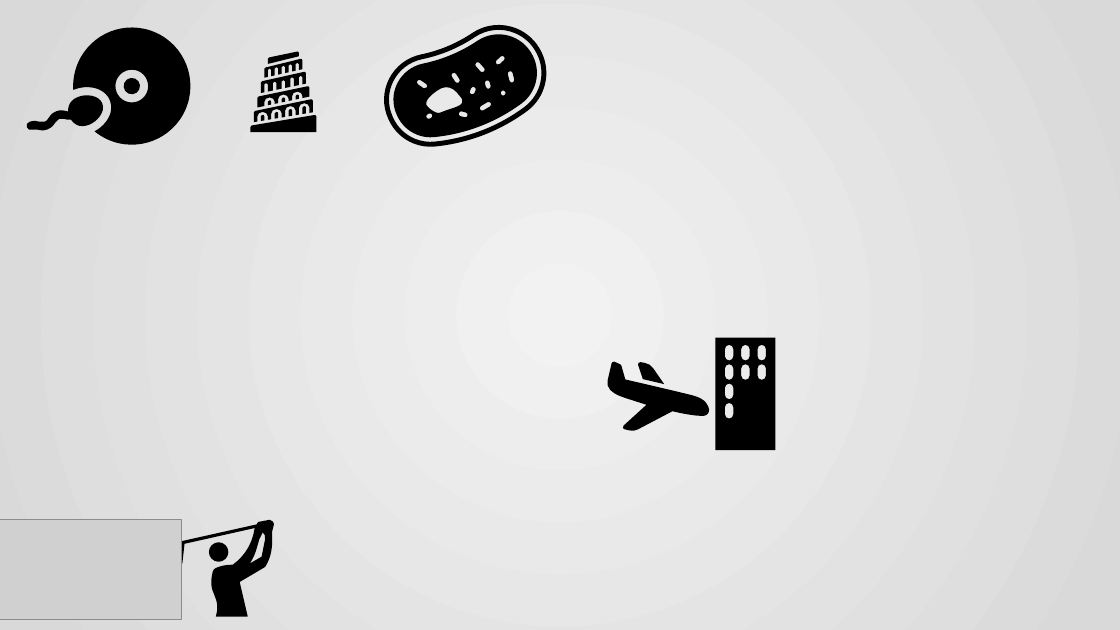
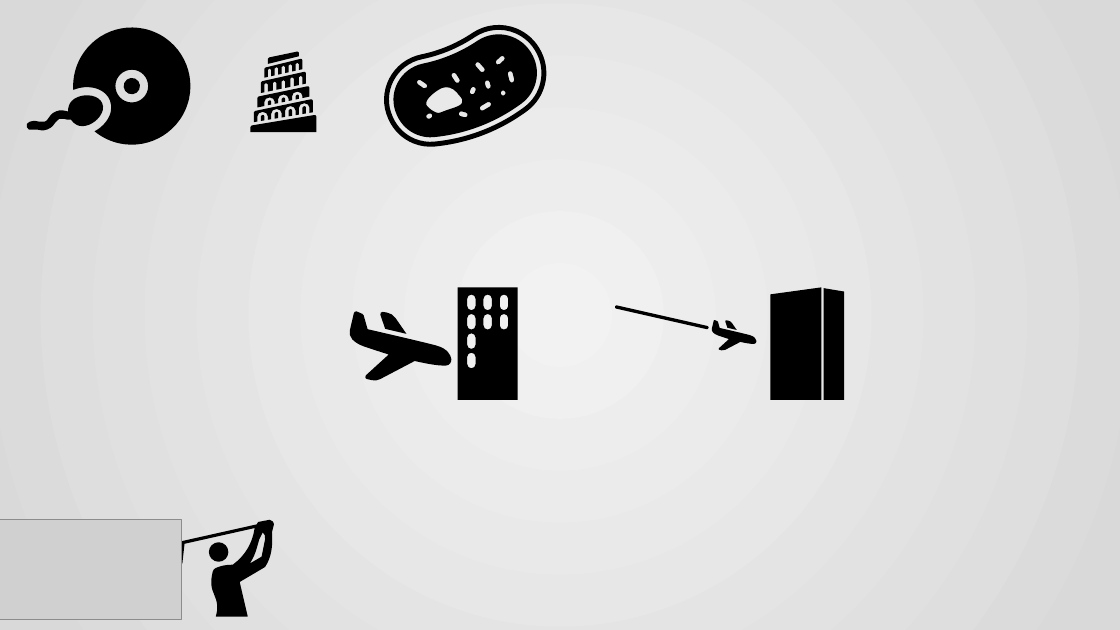
Before and after one commit to histopen/assets, a slide deck: slide 3 of Icons_TimeMarks/Icons_TimeMarks.pptx. Drawn at 1120x630 pixels with LibreOffice and Linux fonts; fonts in the diff are those of the drawing; grey boxes stand for pictures. Boxes give left, top, right and bottom in pixels: in the first picture for what was removed or moved away, otherwise in the second. Text is boxed around its words. In the diff, an @@ line names an element or a change of style, - is before the commit and + after.

```diff
--- a/Icons_TimeMarks/Icons_TimeMarks.pptx
+++ b/Icons_TimeMarks/Icons_TimeMarks.pptx
@@ freeform shape: place and size @@
-freeform shape at box(716, 338, 776, 450)
+freeform shape at box(458, 287, 518, 400)
@@ freeform shape added at box(770, 287, 822, 400), fill #000000 @@
@@ freeform shape added at box(824, 288, 844, 400), fill #000000 @@
@@ freeform shape: place and size @@
-freeform shape at box(607, 361, 709, 430)
+freeform shape at box(350, 312, 451, 381)
@@ rounded rectangle added at box(615, 305, 709, 330), fill #000000 @@
@@ freeform shape added at box(712, 320, 756, 350), fill #000000 @@
```
Also in this commit, not shown: 7 other files.
